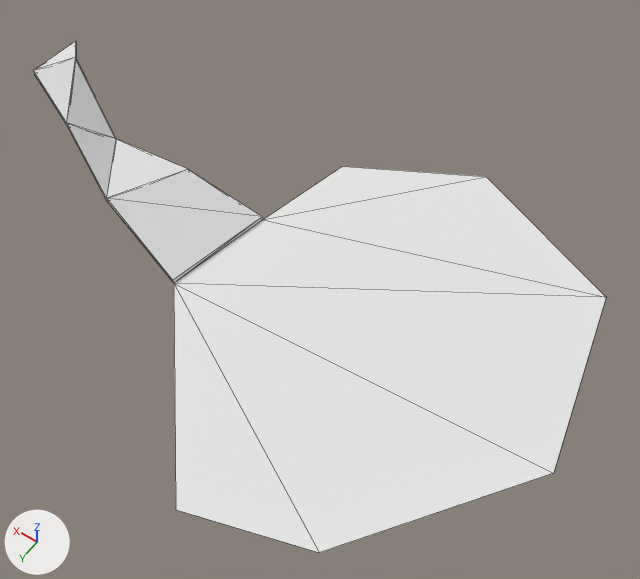
What one commit did to the glTF model assets/tuyaux/SolEau.glb.
Both versions are drawn from a 50 mm camera at (1.038, 0.683, 2.386) aimed at (1.974, -0.627, 0.327). Arrows for +X, +Y and +Z are at lower left; the lights stay in place. Mesh edges are drawn as thin lines. Where no turn or scale is listed for an object, it has been applied to the vertices. Vertices at the same position are counted once.

Names of what the first picture shows: 'beveled_cuboid'.
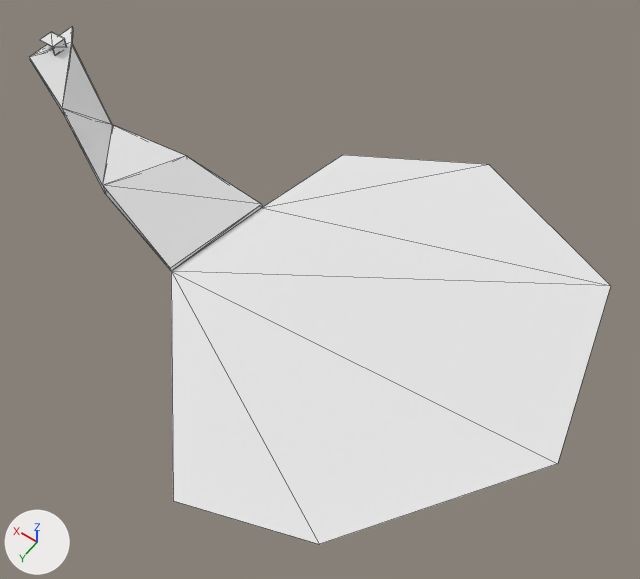
What differs and where, as boxes [x1, y1, x2, y2] in the pictures (640 x 579 px; the box of a moved part takes in the faces that stretch with it):
'beveled_cuboid', reshaped, moved: before [33, 41, 606, 553]; after [29, 27, 611, 544]
part 1 of me_mesh_0, built on: before [33, 41, 77, 123]; after [29, 27, 73, 107]
part 2 of me_mesh_0, moved or reshaped: before [38, 80, 173, 282]; after [32, 63, 171, 271]

Diff of the bpy script that builds the scene:
```diff
--- a/assets/tuyaux/SolEau.glb.py
+++ b/assets/tuyaux/SolEau.glb.py
@@ me_mesh_0 @@
 # used by ob_beveled_cuboid; location = (0.0, 0.0, -0.062)
 # verts and faces of me_mesh_0; kept vertices keep their numbers, new ones are numbered from 24
 # before: 17 (2.73, -0.52, 0.39) at pixel (107, 201), 19 (2.92, -0.58, 0.56) at pixel (67, 126)
-me_mesh_0.from_pydata(...)  # 24 vertices, 51 faces; spans x 1.16..3.11, y -1.46..0.1, z 0.25..0.66
+me_mesh_0.from_pydata(...)  # 36 vertices, 65 faces; spans x 1.16..3.11, y -1.46..0.1, z 0.25..0.68
+# me_mesh_0 part 1
+# 2 vertices move from x 3.11, y -0.83..-0.65, z 0.64..0.66 to x 3.11, y -0.83..-0.65, z 0.63..0.65
+# 7 vertices are added at x 3.05..3.11, y -0.75..-0.7, z 0.64..0.68
+# 5 new vertices lie (0.0, 0.05, 0.0) away from vertices in x 3.05..3.11, y -0.75, z 0.64..0.68
+# 14 new faces join them
+# me_mesh_0 part 2
+verts[17] = (2.73, -0.52, 0.37)  # moved, pixel (105, 193)
+verts[19] = (2.92, -0.58, 0.55)  # moved, pixel (64, 115)
 me_mesh_0.materials.append(mat_material_0)
@@ ob_beveled_cuboid @@
 ob_beveled_cuboid = bpy.data.objects.new('beveled_cuboid', me_mesh_0)
-ob_beveled_cuboid.location = (0.0, 0.0, -0.062)
+ob_beveled_cuboid.location = (0.0, 0.0, -0.004)
```
